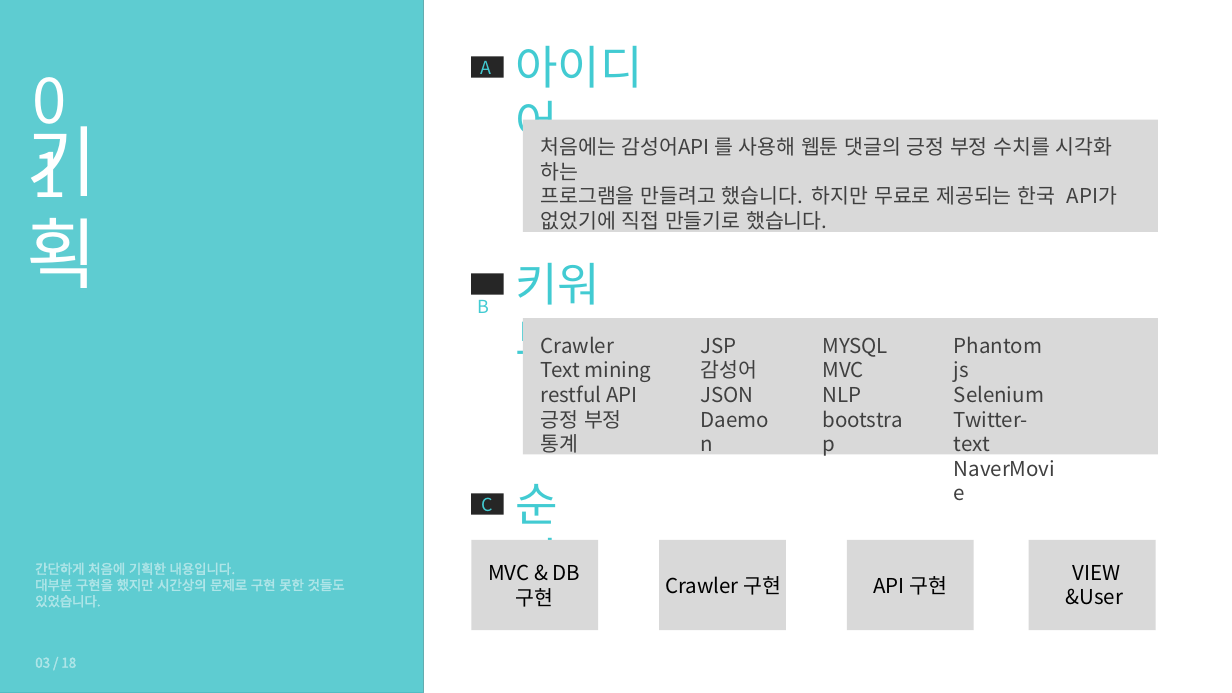
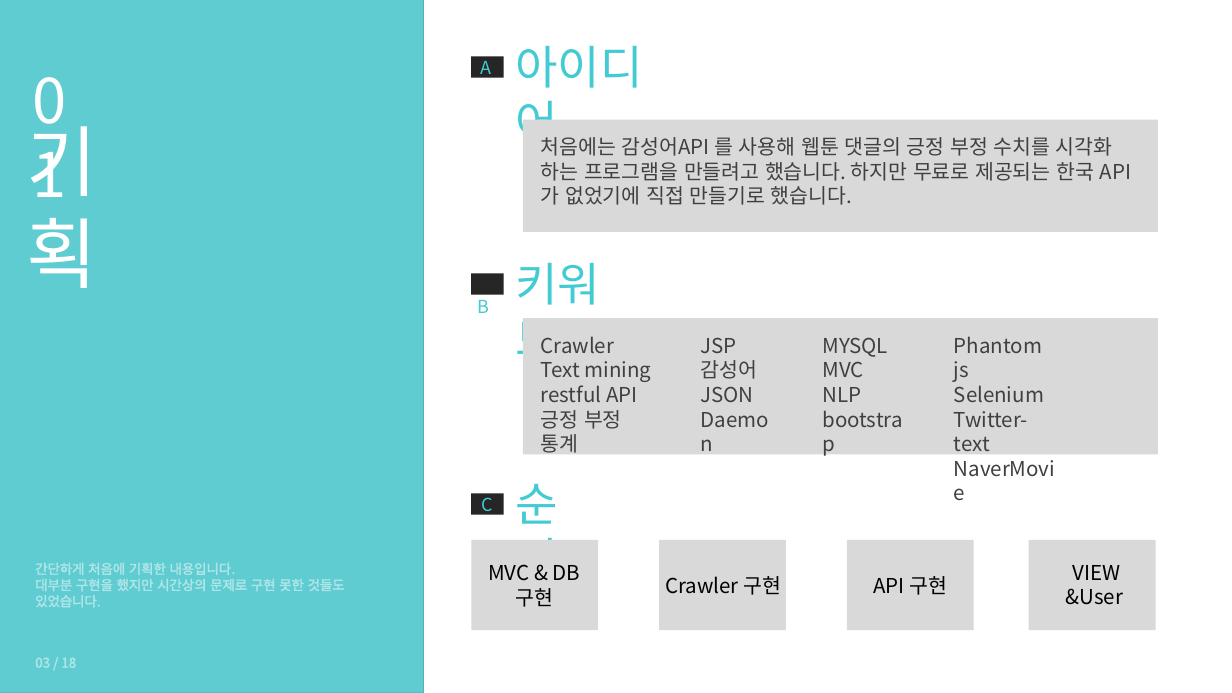
Before and after one commit to lunaB/Text-Emotional-Analysis-Rest-API, a slide deck: slide 3 of Text-Emotional-Analysis-Rest-API.pptx. Drawn at 1232x693 pixels with LibreOffice and Linux fonts; fonts in the diff are those of the drawing; grey boxes stand for pictures. Boxes give left, top, right and bottom in pixels: in the first picture for what was removed or moved away, otherwise in the second. Text is boxed around its words. In the diff, an @@ line names an element or a change of style, - is before the commit and + after.

```diff
--- a/Text-Emotional-Analysis-Rest-API.pptx
+++ b/Text-Emotional-Analysis-Rest-API.pptx
@@ text at bbox=[541, 137, 1113, 205]: text changed @@
-처음에는 감성어API 를 사용해 웹툰 댓글의 긍정 부정 수치를 시각화 하는
-프로그램을 만들려고 했습니다. 하지만 무료로 제공되는 한국 API가
-없었기에 직접 만들기로 했습니다.
+처음에는 감성어API 를 사용해 웹툰 댓글의 긍정 부정 수치를 시각화 하는 프로그램을 만들려고 했습니다. 하지만 무료로 제공되는 한국 API가 없었기에 직접 만들기로 했습니다.
```
Also in this commit, not shown: 6 other slides changed.
